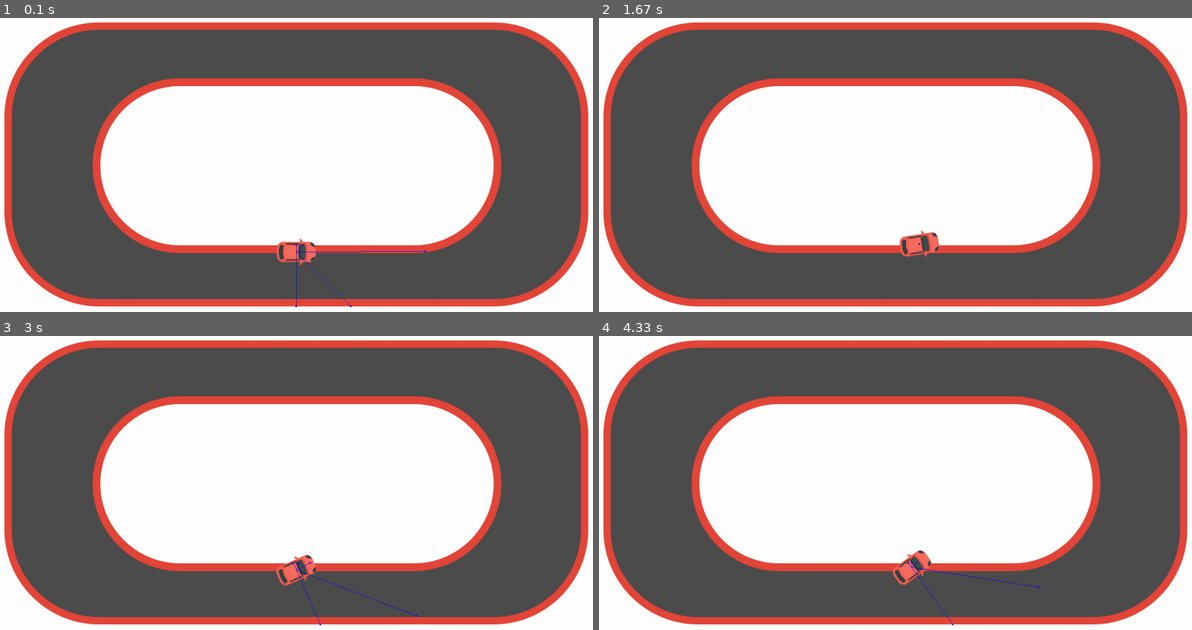
Above: before the commit, frames 1-4 (two rows, left to right).
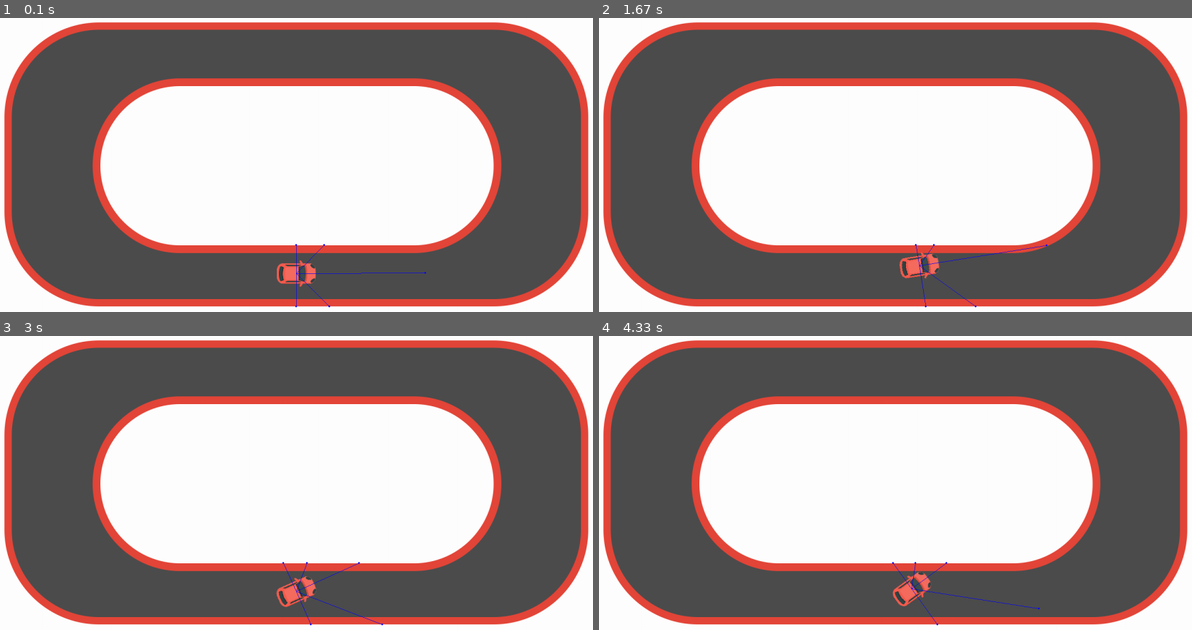
Above: after the commit, the same moments.

Repository: OJP98/self-driving-car
Game: pygame game, started from simulation/main.py
Two runs of this game, one before a commit and one after it. Both use one fixed random seed, a clock stepped at 60 frames per second and the inputs below.
Inputs:
- Up to frame 1 (0.1 s): no input
- Up to frame 2 (1.67 s): hold Right 0.33-0.8 s; hold Up 0.83-1.13 s; tap Space at 0.9, 1.23, 1.53 s; hold Right 1.17-1.63 s
- Up to frame 3 (3 s): hold Left 1.67-2.2 s; tap Space at 1.73, 2.03, 2.3, 2.63, 2.93 s; hold Down 2.23-2.53 s; hold Left 2.57-2.97 s
- Up to frame 4 (4.33 s): hold Up 3-3.37 s; tap Space at 3.07, 3.47, 3.77, 4.13 s; hold Right 3.4-4.03 s; hold Down from 4.07 s (still down)

The runs differ from the first frame. In frame 1, 0.9% of the frame differs, in the area x 46-72%, y 75-99%; in frame 2, 0.9%; in frame 3, 1.0%, in the area x 46-71%, y 74-99%; in frame 4, 1.0%.

Commit message:
Car detects collision

Diff:
--- a/simulation/car.py
+++ b/simulation/car.py
@@ -1,11 +1,11 @@
 import math
 import pygame as pg
-from pygameUtils import rotate
+from pygameUtils import rotate, calc_sides
 
 CAR_HEIGHT = 100
 CAR_WIDTH = 100
 RADAR_COLOR = (0, 0, 255)
-TRACK_COLOR = (255, 255, 255, 255)
+WHITE_COLOR = (255, 255, 255, 255)
 
 
 class Car(object):
@@ -19,9 +19,11 @@
         )
         self.rotate_surface = self.surface
         self.x_pos = 700
-        self.y_pos = 600
+        self.y_pos = 650
         self.angle = 0
         self.speed = 1
+        self.collided = False
+        self.collision_points = []
         self.radars = []
         self.center = [
             self.x_pos + 50, self.y_pos + 50
@@ -41,6 +43,8 @@
         self.rotate_surface = rotate(self.surface, self.angle)
 
         # Clear the radars that have been used
+        self.update_collision_points()
+        self.check_collision()
         self.radars.clear()
 
         # Draw the radars in the given angles
@@ -64,7 +68,7 @@
         )
 
         # We have to check if one of the sides is out of the track
-        while not self.game_map.get_at((x_len, y_len)) == TRACK_COLOR and length < 300:
+        while not self.game_map.get_at((x_len, y_len)) == WHITE_COLOR and length < 300:
             # Change the length and update x and y values
             length = length + 1
 
@@ -97,3 +101,23 @@
             position, _ = radar
             pg.draw.line(screen, RADAR_COLOR, self.center, position, 1)
             pg.draw.circle(screen, RADAR_COLOR, position, 2)
+
+    def update_collision_points(self):
+        """Calls for calc_sides method in order to get the sides of the car"""
+        self.collision_points = calc_sides(self.center, self.angle)
+
+    def check_collision(self):
+        """Checks if one of the collision points of the car is a white pixel
+            which if it is, means it got out of the track"""
+        self.collided = False
+
+        for point in self.collision_points:
+            if self.game_map.get_at((
+                int(point[0]), int(point[1])
+            )) == WHITE_COLOR:
+                self.collided = True
+                break
+
+    def get_collided(self):
+        """Returns if the car has collided or not"""
+        return self.collided
--- a/simulation/main.py
+++ b/simulation/main.py
@@ -76,7 +76,9 @@
 
         # Update car methods
         car.update(dif_x, dif_y, dif_angle)
-        car.draw(screen)
+
+        if not car.get_collided():
+            car.draw(screen)
 
         # update display
         pygame.display.update()
--- a/simulation/pygameUtils.py
+++ b/simulation/pygameUtils.py
@@ -1,4 +1,6 @@
 import pygame as pg
+import math
+
 
 def rotate(image, angle):
     """Rotate an image while keeping its center and size"""
@@ -17,3 +19,26 @@
     image_rotation = image_rotation.subsurface(rect_rotation).copy()
 
     return image_rotation
+
+
+def calc_sides(coords, angle):
+    """Calculates the four points of the car (top and bottom right & left)"""
+    length = 40
+    top_left = [
+        coords[0] + math.cos(math.radians(360 - (angle + 30))) * length,
+        coords[1] + math.sin(math.radians(360 - (angle + 30))) * length
+    ]
+    top_right = [
+        coords[0] + math.cos(math.radians(360 - (angle + 150))) * length,
+        coords[1] + math.sin(math.radians(360 - (angle + 150))) * length
+    ]
+    bottom_left = [
+        coords[0] + math.cos(math.radians(360 - (angle + 210))) * length,
+        coords[1] + math.sin(math.radians(360 - (angle + 210))) * length
+    ]
+    bottom_right = [
+        coords[0] + math.cos(math.radians(360 - (angle + 330))) * length,
+        coords[1] + math.sin(math.radians(360 - (angle + 330))) * length
+    ]
+
+    return [top_left, top_right, bottom_left, bottom_right]
